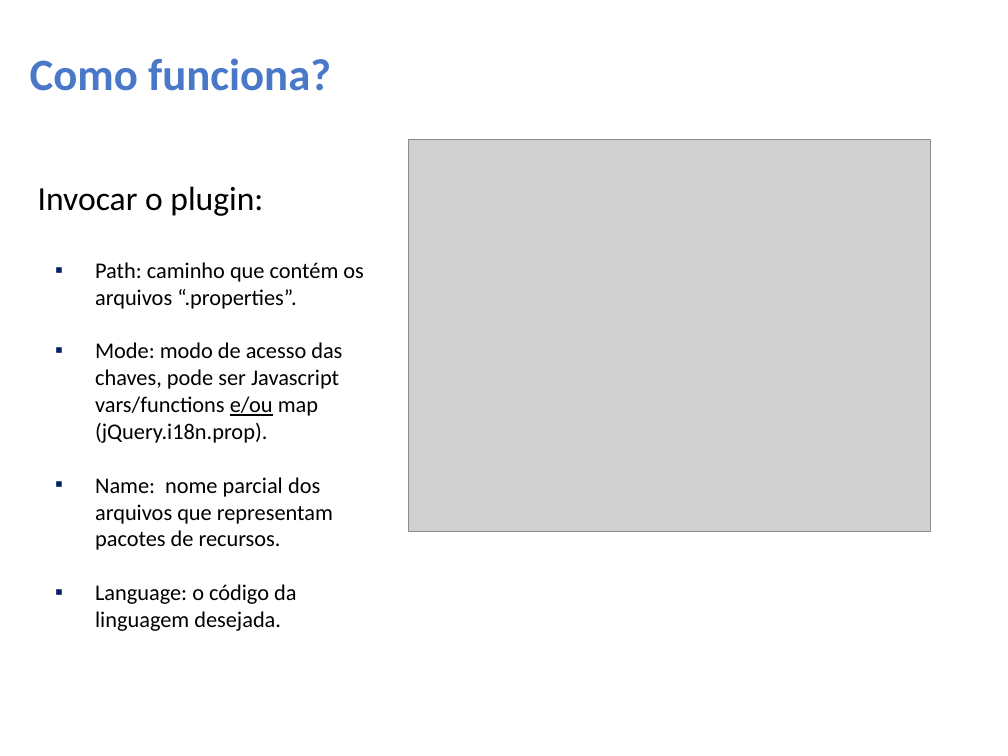
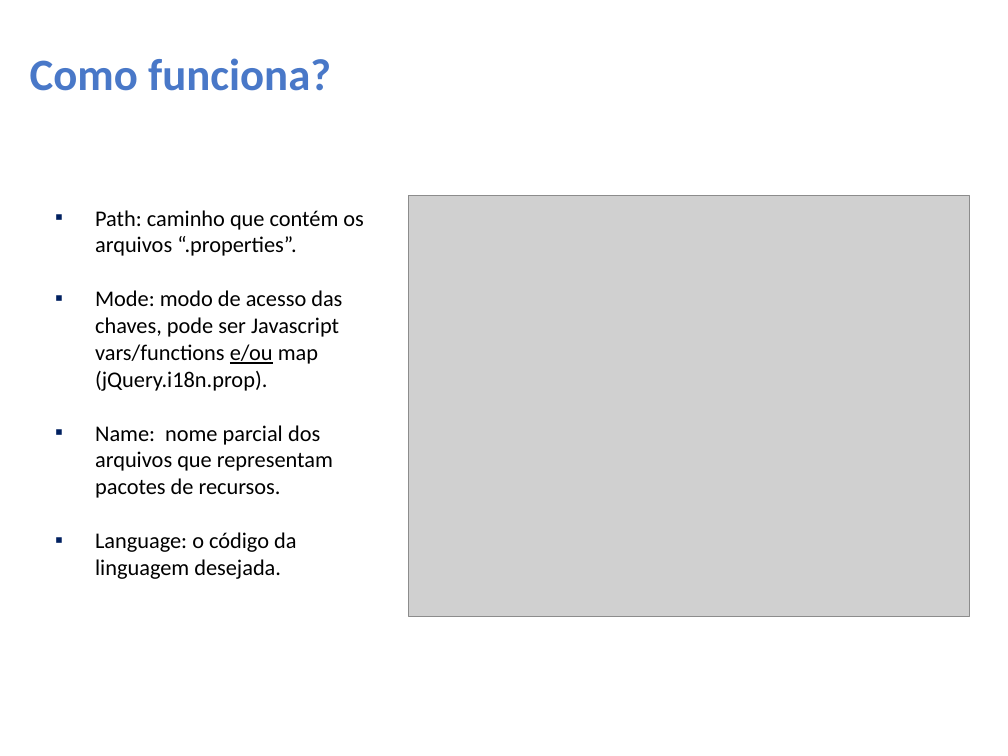
Before and after one commit to teltools/labs-jquery-i18n, a slide deck: slide 6 of I18N/I18n.pptx. Drawn at 1008x756 pixels with LibreOffice and Linux fonts; fonts in the diff are those of the drawing; grey boxes stand for pictures; background and template pictures are left out. Boxes give left, top, right and bottom in pixels: in the first picture for what was removed or moved away, otherwise in the second. Text is boxed around its words. In the diff, an @@ line names an element or a change of style, - is before the commit and + after.

Commit message:
Ajuste no arquivo i18n.pptx.

```diff
--- a/I18N/I18n.pptx
+++ b/I18N/I18n.pptx
@@ text "Path: caminho que contém os ...": place and size @@
-text "Path: caminho que contém os ..." at [95, 262, 364, 631]
+text "Path: caminho que contém os ..." at [95, 210, 364, 579]
@@ text removed at [38, 186, 263, 216] @@
-Invocar o plugin:
@@ picture: place and size @@
-picture at [409, 140, 931, 532]
+picture at [409, 196, 970, 616]
```
Also in this commit, not shown: 8 other slides changed.
